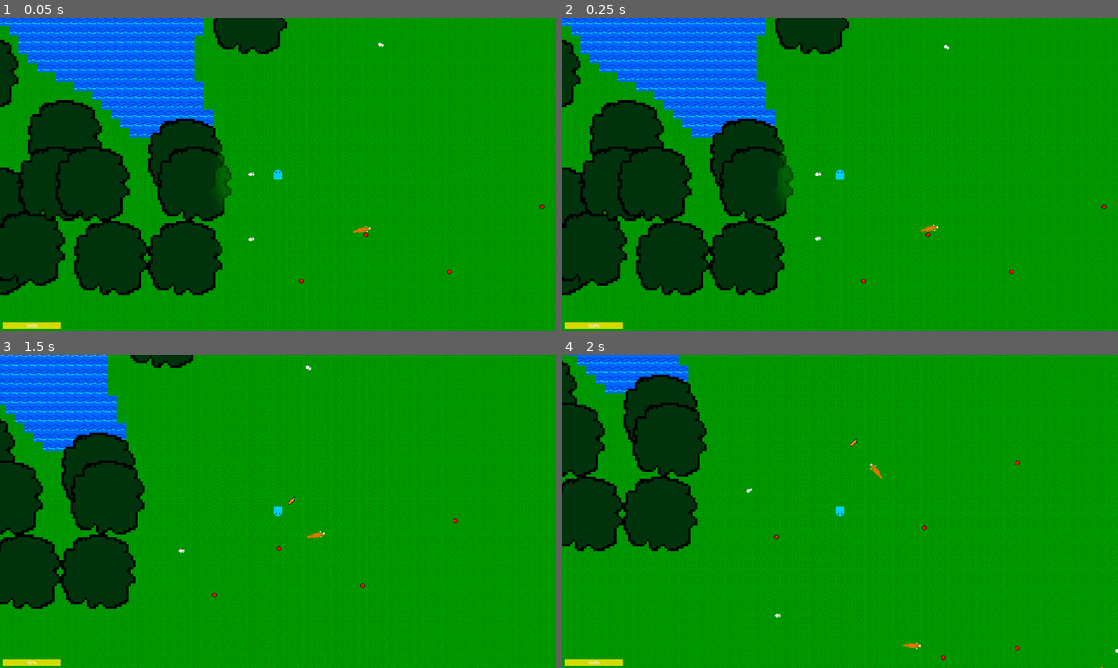
Above: before the commit, frames 1-4 (two rows, left to right).
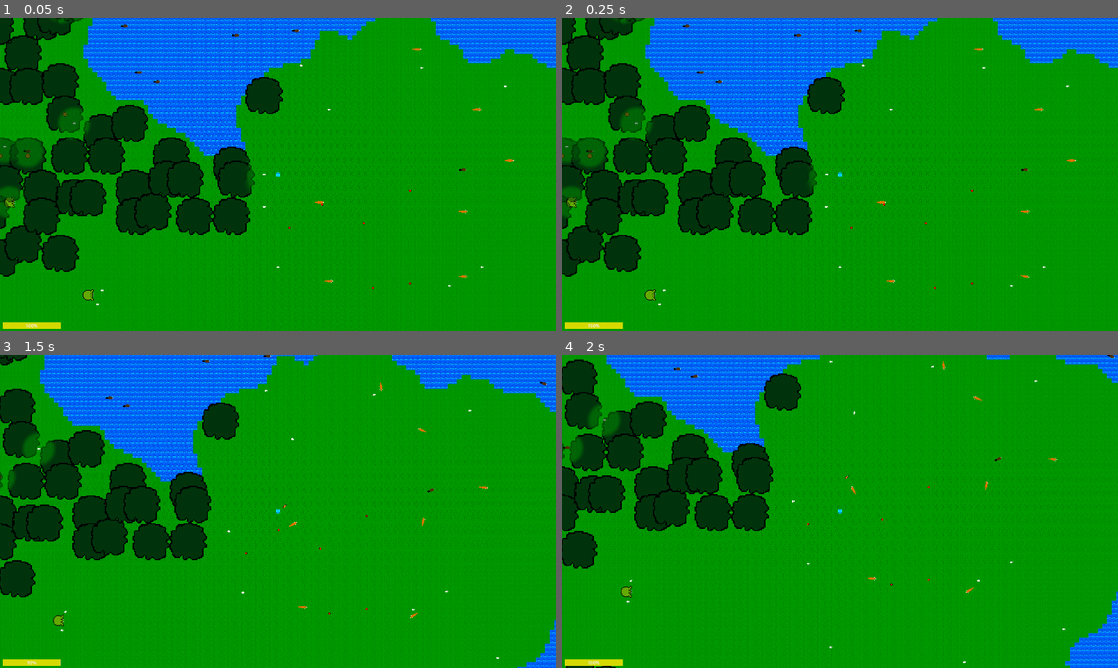
Above: after the commit, the same moments.

Repository: Kyhel/lost-in-pixels
Game: Godot game, scene res://scenes/game.tscn
Two runs of this game, one before a commit and one after it. Both use one fixed random seed, a clock stepped at 60 frames per second and the inputs below.
Inputs:
- Up to frame 1 (0.05 s): no input
- Up to frame 2 (0.25 s): no input
- Up to frame 3 (1.5 s): hold Right (ui_right) 0.53-1.28 s; hold F (attack) 0.53-1.28 s; hold Down (ui_down) from 1.28 s (still down); tap Q (spawn_carrot) at 1.35 s
- Up to frame 4 (2 s): keep holding Down (ui_down)

The runs differ from the first frame. In frame 1, 37% of the frame differs, in the area x 0-100%, y 0-100%; in frame 2, 37%; in frame 3, 32%; in frame 4, 25%.

Commit message:
Optimisations

Diff:
--- a/ai/ai_root.gd
+++ b/ai/ai_root.gd
@@ -6,21 +6,31 @@
 
 var tree_cache := {}
 
-@export var update_interval := 0.3
-var timer := 0.0
+@export var update_interval := 0.2
+var _ai_elapsed := 0.0
 
 var creature: Creature
 
 func _ready():
 	creature = get_parent()
+	# Stagger AI updates so creatures do not all tick on the same frame.
+	var phase: float = CreatureUtils.get_stagger_phase_offset(creature, update_interval)
+	_ai_elapsed = -phase
 
 func update_ai(delta: float):
+	if update_interval <= 0.0:
+		_run_ai(delta)
+		return
 
-	# timer -= delta
-	# if timer > 0:
-	# 	return
+	_ai_elapsed += delta
+	if _ai_elapsed < update_interval:
+		return
 
-	# timer = update_interval
+	var ai_delta := _ai_elapsed
+	_ai_elapsed = fmod(_ai_elapsed, update_interval)
+	_run_ai(ai_delta)
+
+func _run_ai(delta: float) -> void:
 
 	var new_goal = UtilityAI.choose_goal(creature)
 
--- a/ai/behaviors/base/behavior_tree.gd
+++ b/ai/behaviors/base/behavior_tree.gd
@@ -9,3 +9,12 @@
 
 	if root.tick(creature, delta) != BTNode.State.RUNNING:
 		root.reset()
+
+func reset() -> void:
+
+	if get_child_count() == 0:
+		return
+
+	var root = get_child(0) as BTNode
+
+	root.reset()
--- a/ai/sensors_root.gd
+++ b/ai/sensors_root.gd
@@ -1,29 +1,29 @@
 class_name SensorsRoot
 extends Node
 
+@export var update_interval := 0.2
+var _sensor_elapsed := 0.0
 
-@export var update_interval := 0.2
-var timer := 0.0
+var creature: Creature
 
-func update_sensors(delta: float) -> void:
-
-	timer -= delta
-	if timer > 0:
-		return
-
-	timer = update_interval
-
-	# for sensor in get_children():
-	# 	if sensor is Sensor:
-	# 		sensor.update(self.get_parent())
+func _ready() -> void:
+	creature = get_parent()
+	var phase: float = CreatureUtils.get_stagger_phase_offset(creature, update_interval)
+	_sensor_elapsed = -phase
 
 func update_sensors_2(delta: float, sensors: Array[Sensor]) -> void:
 
-	timer -= delta
-	if timer > 0:
+	if not _should_update(delta):
 		return
-
-	timer = update_interval
 
 	for sensor in sensors:
 		sensor.update(self.get_parent())
+
+func _should_update(delta: float) -> bool:
+	if update_interval <= 0.0:
+		return true
+	_sensor_elapsed += delta
+	if _sensor_elapsed < update_interval:
+		return false
+	_sensor_elapsed = fmod(_sensor_elapsed, update_interval)
+	return true
--- a/managers/entities_manager.gd
+++ b/managers/entities_manager.gd
@@ -67,13 +67,15 @@
 		)
 		spawn_creature_at(chunk_position, creature_data, pos)
 
-func move_monster(monster, old_chunk, new_chunk):
+func move_monster(monster: Creature, old_chunk: Vector2i, new_chunk: Vector2i):
 
 	if old_chunk in chunk_entities:
 		chunk_entities[old_chunk].erase(monster)
 
-	if not chunk_entities.has(new_chunk):
-		chunk_entities[new_chunk] = []
+	if !chunk_entities.has(new_chunk):
+		if is_instance_valid(monster):
+			monster.queue_free()
+		return
 
 	chunk_entities[new_chunk].append(monster)
 
@@ -85,7 +87,7 @@
 		if !chunk_entities.has(coords):
 			continue
 
-		var monsters: Array = chunk_entities[coords]
+		var monsters: Array = chunk_entities[coords].duplicate()
 		for monster in monsters:
 			if !is_instance_valid(monster):
 				continue
@@ -93,6 +95,8 @@
 			var new_chunk: Vector2i = ChunkManager.get_chunk_from_position(monster.global_position)
 			if new_chunk != coords:
 				move_monster(monster, coords, new_chunk)
+
+		chunk_entities[coords] = ArrayUtils.cleanup_invalid_entries(chunk_entities[coords])
 
 func update_entity_visibility(player_pos:Vector2):
 
--- a/managers/objects_manager.gd
+++ b/managers/objects_manager.gd
@@ -5,11 +5,26 @@
 var chunk_items: Dictionary[Vector2i, Array] = {}
 var chunk_trees: Dictionary[Vector2i, Array] = {}
 
+const CHUNK_UPDATE_INTERVAL: float = 10.0
+var _chunk_stagger: ChunkStagger = ChunkStagger.new(CHUNK_UPDATE_INTERVAL)
+
 var world_item_scene := preload("res://data/objects/world_item.tscn")
 var tree_scene := preload("res://world/nature/tree_1.tscn")
 
 func _ready() -> void:
 	occlusion_mask_viewport = get_tree().current_scene.find_child("AlphaMaskViewport")
+
+func update_chunks(delta: float) -> void:
+
+	var result: Dictionary = _chunk_stagger.update(delta)
+	var chunks_to_check: Array[Vector2i] = result["chunks"]
+
+	# Cleanup invalid items
+	for coords in chunks_to_check:
+		if chunk_items.has(coords):
+			chunk_items[coords] = ArrayUtils.cleanup_invalid_entries(chunk_items[coords])
+		if chunk_trees.has(coords):
+			chunk_trees[coords] = ArrayUtils.cleanup_invalid_entries(chunk_trees[coords])
 
 func spawn_item_in_chunk(chunk: Vector2i, item_data, world_pos: Vector2, quantity: int = 1):
 	var item = world_item_scene.instantiate()
@@ -44,15 +59,22 @@
 	chunk_trees[chunk].append(tree)
 
 func on_chunk_unloaded(chunk: Vector2i) -> void:
-	if !chunk_items.has(chunk):
-		return
 
-	for item in chunk_items[chunk]:
-		if is_instance_valid(item):
-			item.queue_free()
+	if chunk_items.has(chunk):
 
-	chunk_items.erase(chunk)
+		for item in chunk_items[chunk]:
+			if is_instance_valid(item):
+				item.queue_free()
 
+		chunk_items.erase(chunk)
+
+	if chunk_trees.has(chunk):
+
+		for tree in chunk_trees[chunk]:
+			if is_instance_valid(tree):
+				tree.queue_free()
+
+		chunk_trees.erase(chunk)
 
 func get_nearby_items(origin: Vector2, radius: float) -> Array[WorldItem]:
 	var results: Array[WorldItem] = []
--- a/managers/system_manager.gd
+++ b/managers/system_manager.gd
@@ -12,3 +12,4 @@
 
 func _physics_process(delta: float) -> void:
 	EntitiesManager.update_entity_chunks(delta)
+	ObjectsManager.update_chunks(delta)
--- a/scenes/game.tscn
+++ b/scenes/game.tscn
@@ -71,7 +71,6 @@
 texture = ExtResource("4_iywne")
 
 [node name="Camera" type="Camera2D" parent="World/Entities/Player" unique_id=526099589]
-zoom = Vector2(2, 2)
 
 [node name="CollisionShape2D" type="CollisionShape2D" parent="World/Entities/Player" unique_id=664193358]
 shape = SubResource("CircleShape2D_gee14")
--- /dev/null
+++ b/utils/array_utils.gd
@@ -0,0 +1,4 @@
+class_name ArrayUtils
+
+static func cleanup_invalid_entries(entries: Array) -> Array:
+	return entries.filter(func(entry): return is_instance_valid(entry))
--- /dev/null
+++ b/utils/creature_utils.gd
@@ -0,0 +1,13 @@
+class_name CreatureUtils
+
+## Returns a deterministic phase offset in [0, interval) for staggered updates.
+## Uses the owner's instance id to spread creatures across frames.
+static func get_stagger_phase_offset(owner: Object, interval: float) -> float:
+	if interval <= 0.0:
+		return 0.0
+	if owner == null:
+		return 0.0
+
+	var hash_source: int = owner.get_instance_id()
+	var normalized := absf(float(hash_source % 10000)) / 10000.0
+	return normalized * interval
Not shown, added: utils/array_utils.gd.uid
Not shown, added: utils/creature_utils.gd.uid
